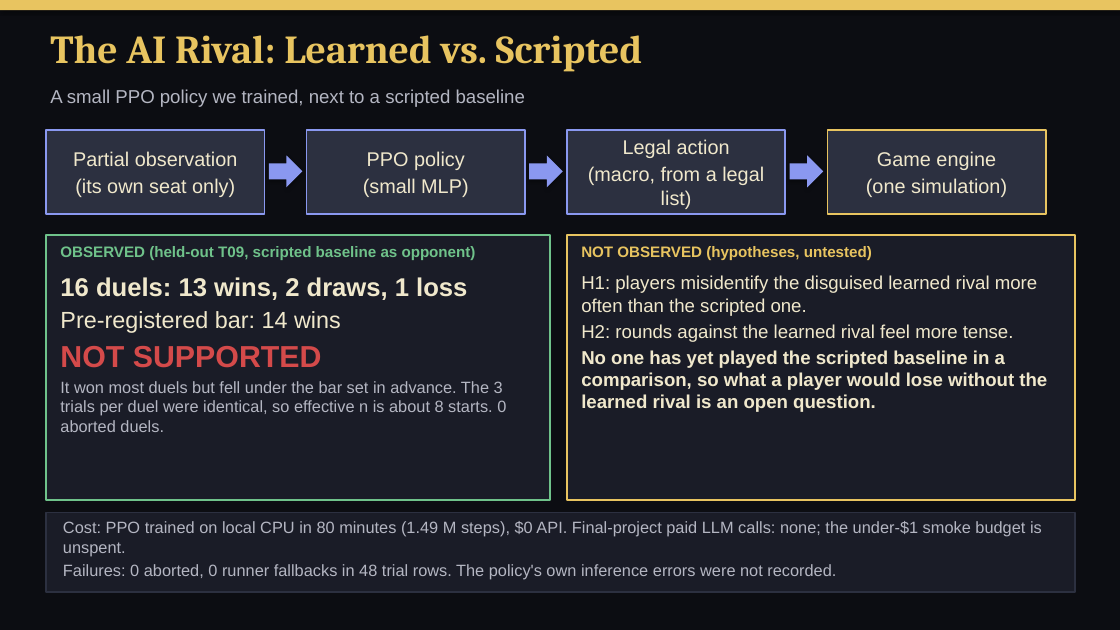
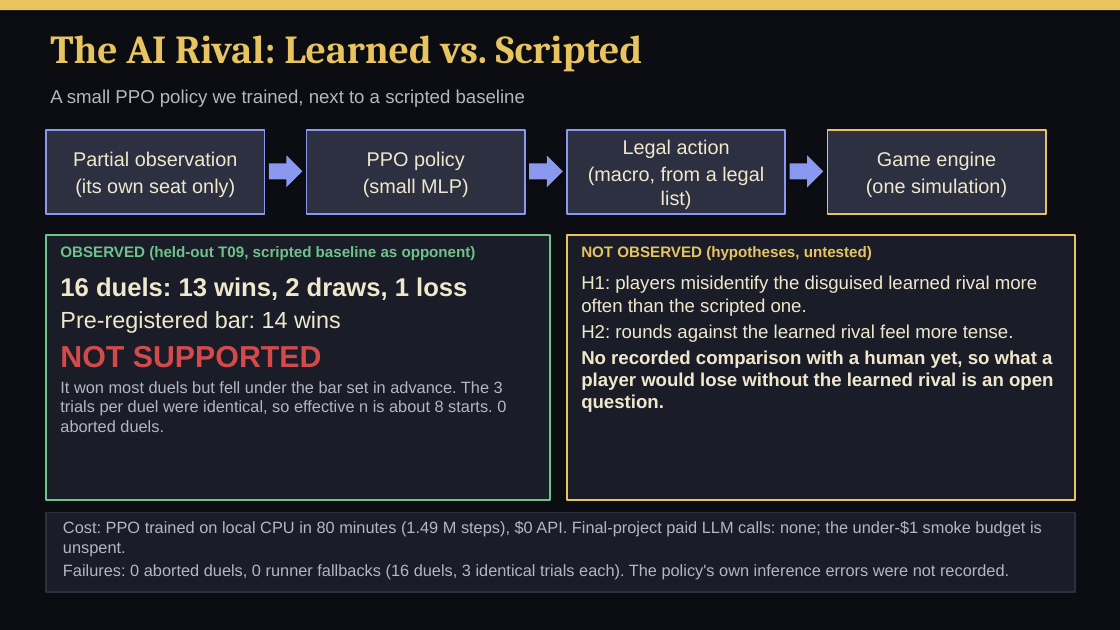
Before and after one commit to SaadSatter/princeofpersia_reconstruction, a slide deck: slide 3 of presentation/out/ShadowMasque-G2G3.pptx. Drawn at 1120x630 pixels with LibreOffice and Linux fonts; fonts in the diff are those of the drawing. Boxes give left, top, right and bottom in pixels: in the first picture for what was removed or moved away, otherwise in the second. Text is boxed around its words. In the diff, an @@ line names an element or a change of style, - is before the commit and + after.

```diff
--- a/presentation/out/ShadowMasque-G2G3.pptx
+++ b/presentation/out/ShadowMasque-G2G3.pptx
@@ text at <box>581,350,1053,412</box>: text changed @@
-No one has yet played the scripted baseline in a comparison, so what a player would lose without the learned rival is an open question.
+No recorded comparison with a human yet, so what a player would lose without the learned rival is an open question.
@@ text at <box>63,564,1009,580</box>: text changed @@
-Failures: 0 aborted, 0 runner fallbacks in 48 trial rows. The policy's own inference errors were not recorded.
+Failures: 0 aborted duels, 0 runner fallbacks (16 duels, 3 identical trials each). The policy's own inference errors were not recorded.
```
Also in this commit, not shown: 2 other slides changed, 14 other files.
